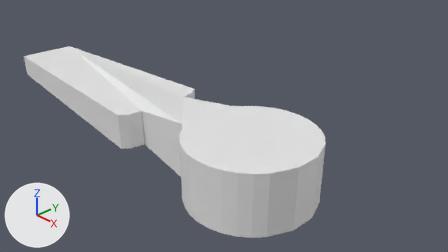
An edit to the Blender file Assets/Prefabs/SixAxisRobot/Models/Shoulder.blend, drawn before and after from the same camera.
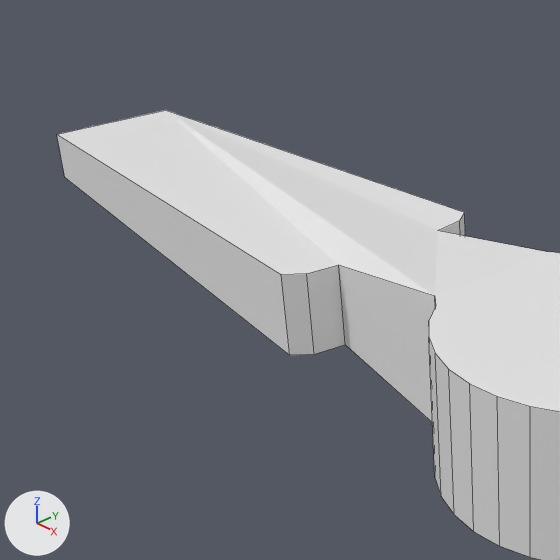
Each version is shown from the file's camera 'Camera', then close up on the part from 0% to 52% of the width and 0% to 93% of the height. Arrows for +X, +Y and +Z are at lower left; the lights stay in place. The close-ups show mesh edges as thin lines.

The scene before the commit, as lines of its bpy script (objects in view):
```python
me_plane = bpy.data.meshes.new('Plane')
me_plane.from_pydata(...)  # 68 vertices, 36 faces; spans x -1.56..0.21, y -0.8..0.8, z -0.94..0.94
# before: 0 (-1.56, -0.43, -0.41) at pixel (64, 177), 2 (-1.56, 0.43, -0.41), 25 (-1.56, -0.43, 0.41) at pixel (56, 134), 27 (-1.56, 0.43, 0.41) at pixel (165, 110)
ob_plane = bpy.data.objects.new('Plane', me_plane)
ob_plane.location = (1.57, 0.0, 0.0)
ob_plane.scale = (6.16, 1.85, 0.759)
```
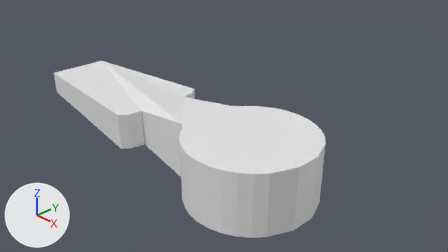
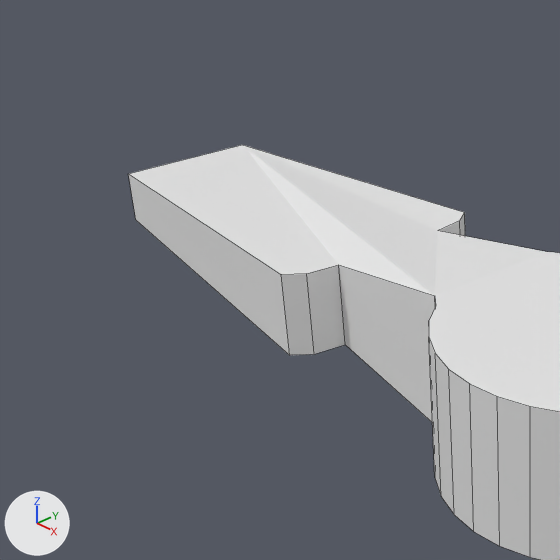
Changed parts and their boxes (x1, y1, x2, y2) in the close-ups (560 x 560 px; the box of a moved part takes in the faces that stretch with it):
'Plane', reshaped: before (57, 110, 560, 560); after (128, 145, 560, 560)
part 1 of me_plane, moved or reshaped: before (57, 110, 456, 354); after (128, 145, 456, 353)

Edits to the bpy script that builds the scene:
```text
Change me_plane:
    where me_plane.from_pydata(...)  # 68 vertices, 36 faces; spans x -1.56..0.21, y -0.8..0.8, z -0.94..0.94
    used by ob_plane; location = (1.57, 0.0, 0.0); scale = (6.16, 1.85, 0.759)
    me_plane part 1
    add for i in [0, 2, 25, 27]: me_plane.vertices[i].co += Vector((0.34, 0.0, 0.0))
```
